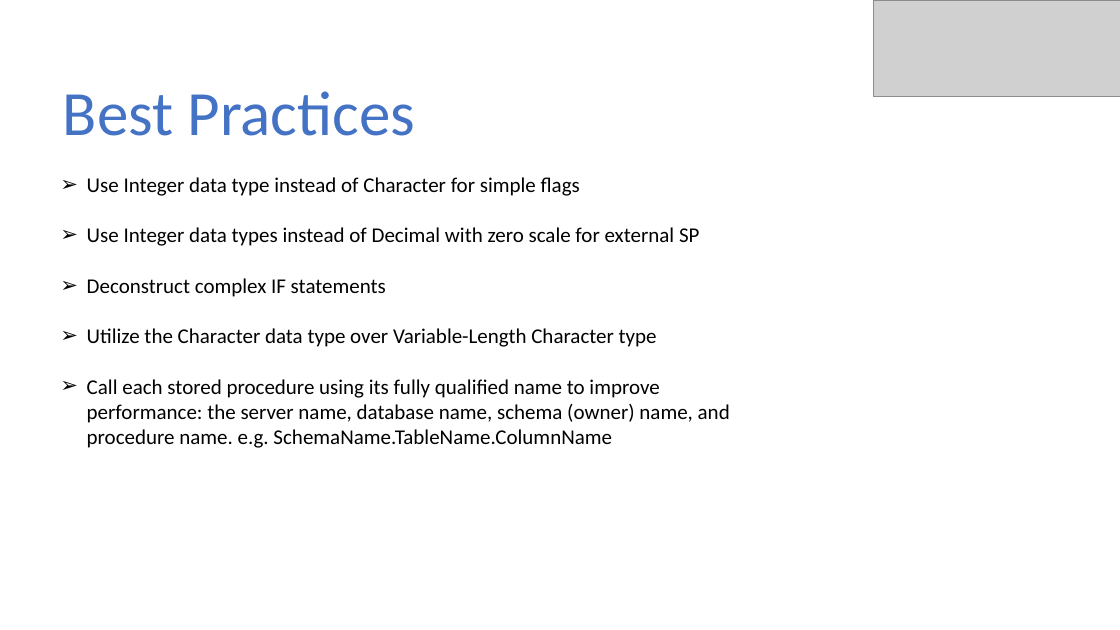
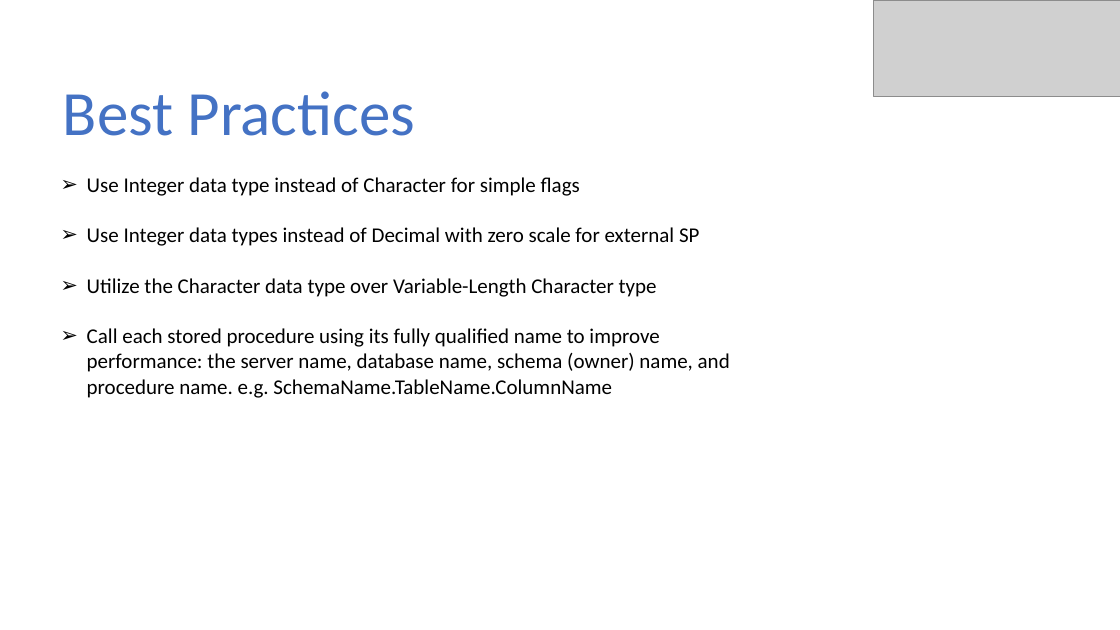
Before and after one commit to ravisankar-PIO/SQL-SP-LnL, a slide deck: slide 19 of IBMi Lunch and Learn Series 2024 - Enhancing Performance with SQL Stored Procedures & UDF.pptx. Drawn at 1120x630 pixels with LibreOffice and Linux fonts; fonts in the diff are those of the drawing; grey boxes stand for pictures. Boxes give left, top, right and bottom in pixels: in the first picture for what was removed or moved away, otherwise in the second. Text is boxed around its words. In the diff, an @@ line names an element or a change of style, - is before the commit and + after.

```diff
--- a/IBMi Lunch and Learn Series 2024 - Enhancing Performance with SQL Stored Procedures & UDF.pptx
+++ b/IBMi Lunch and Learn Series 2024 - Enhancing Performance with SQL Stored Procedures & UDF.pptx
@@ text at [87,278,386,297]: paragraph removed @@
-➢ Deconstruct complex IF statements
```
Also in this commit, not shown: 7 other slides changed, 2 other files.
